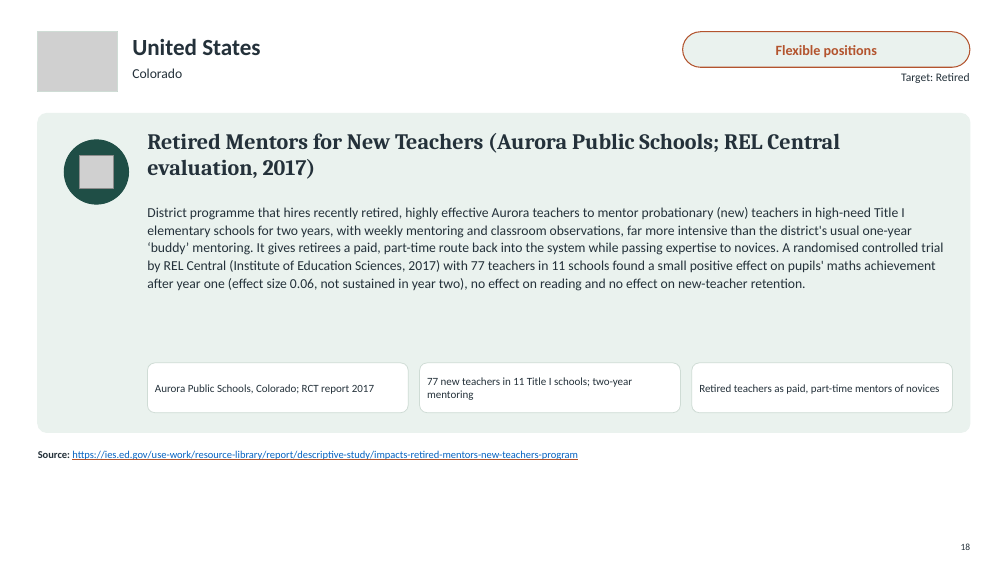
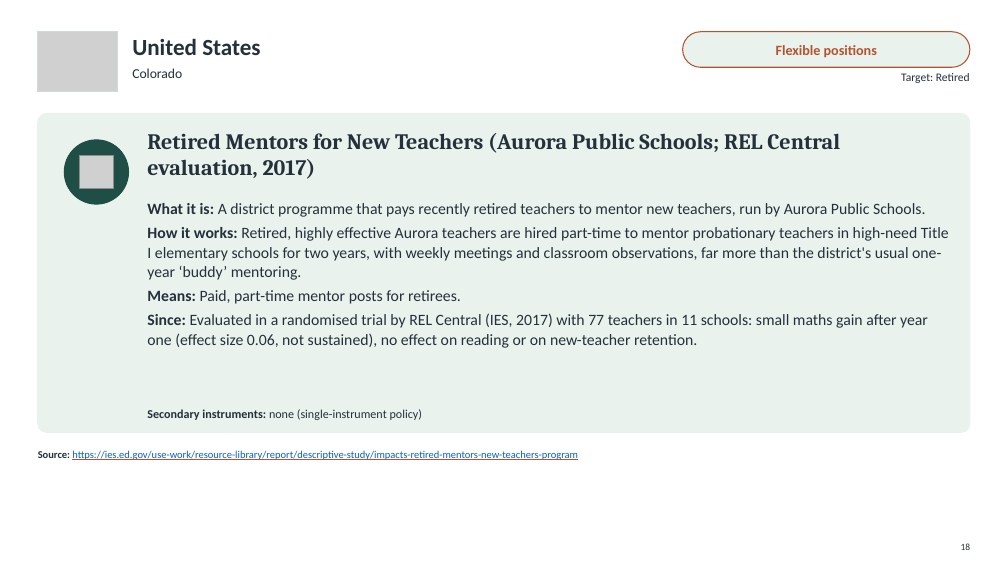
Before and after one commit to jedr1-ship-it/Alternative-Pathways----Quant, a slide deck: slide 18 of policies/Re-attracting_Former_Teachers.pptx. Drawn at 1008x567 pixels with LibreOffice and Linux fonts; fonts in the diff are those of the drawing; grey boxes stand for pictures. Boxes give left, top, right and bottom in pixels: in the first picture for what was removed or moved away, otherwise in the second. Text is boxed around its words. In the diff, an @@ line names an element or a change of style, - is before the commit and + after.

```diff
--- a/policies/Re-attracting_Former_Teachers.pptx
+++ b/policies/Re-attracting_Former_Teachers.pptx
@@ text at (147,203,949,348): text changed; size 13 to 15 pt @@
-District programme that hires recently retired, highly effective Aurora teachers to mentor probationary (new) teachers in high-need Title I elementary schools for two years, with weekly mentoring and classroom observations, far more intensive than the district's usual one-year ‘buddy’ mentoring. It gives retirees a paid, part-time route back into the system while passing expertise to novices. A randomised controlled trial by REL Central (Institute of Education Sciences, 2017) with 77 teachers in 11 schools found a small positive effect on pupils' maths achievement after year one (effect size 0.06, not sustained in year two), no effect on reading and no effect on new-teacher retention.
+What it is: A district programme that pays recently retired teachers to mentor new teachers, run by Aurora Public Schools.
+How it works: Retired, highly effective Aurora teachers are hired part-time to mentor probationary teachers in high-need Title I elementary schools for two years, with weekly meetings and classroom observations, far more than the district's usual one-year ‘buddy’ mentoring.
+Means: Paid, part-time mentor posts for retirees.
+Since: Evaluated in a randomised trial by REL Central (IES, 2017) with 77 teachers in 11 schools: small maths gain after year one (effect size 0.06, not sustained), no effect on reading or on new-teacher retention.
@@ rounded rectangle removed at (147,363,408,413) @@
@@ text removed at (155,384,374,394) @@
-Aurora Public Schools, Colorado; RCT report 2017
@@ rounded rectangle removed at (420,363,681,413) @@
@@ text removed at (427,377,633,400) @@
-77 new teachers in 11 Title I schools; two-year mentoring
@@ rounded rectangle removed at (692,363,953,413) @@
@@ text removed at (699,384,939,394) @@
-Retired teachers as paid, part-time mentors of novices
@@ text added at (147,409,423,420), 11.5 pt, text #24313A @@
+Secondary instruments: none (single-instrument policy)
```
Also in this commit, not shown: 18 other slides changed, 4 other files.
